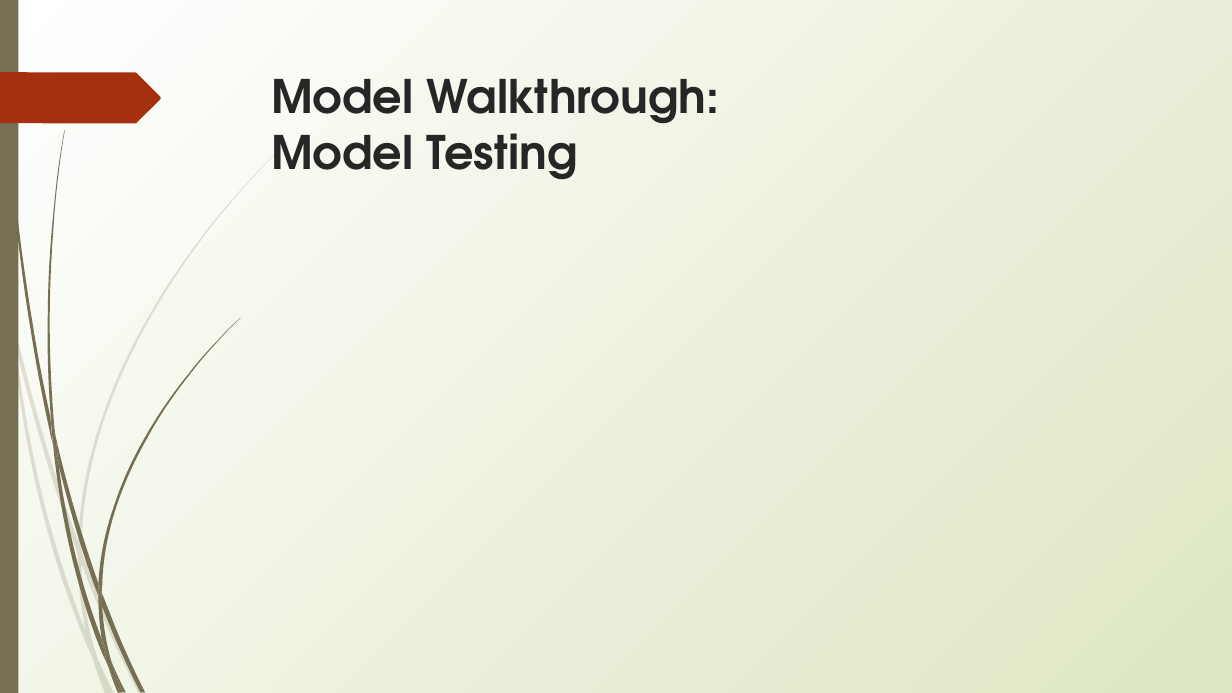
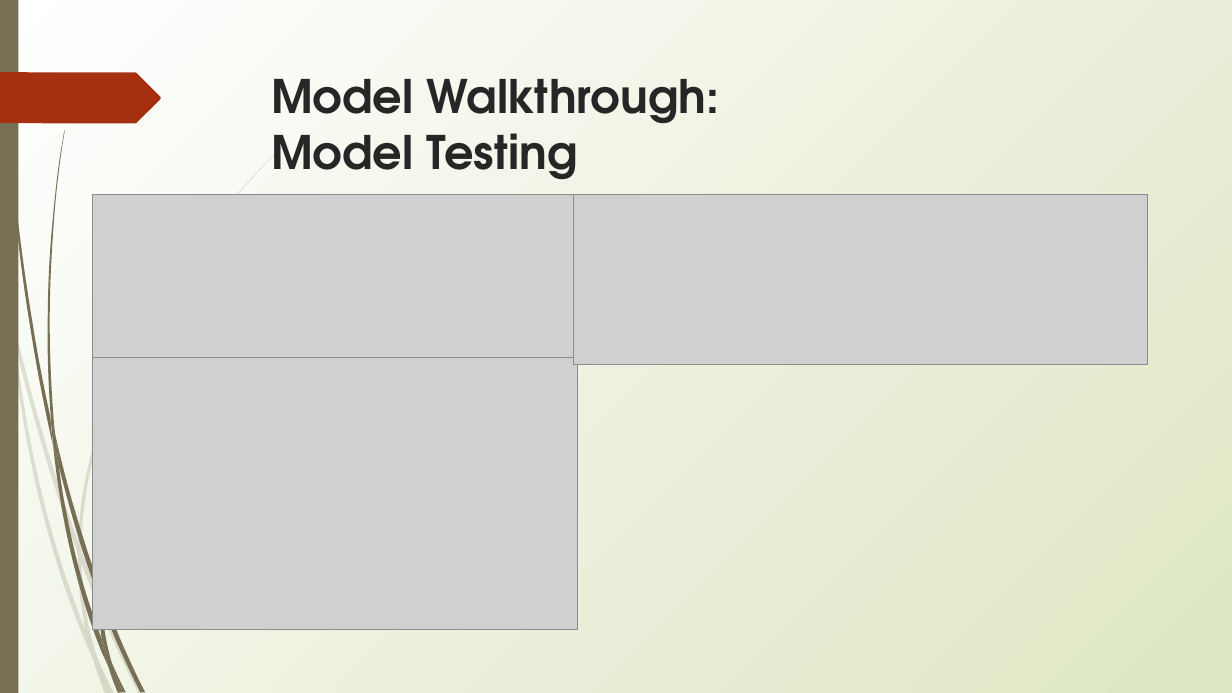
Before and after one commit to gpolavaram0/Twitter-Disaster-Analysis, a slide deck: slide 12 of Disaster_Tweets_Presentation.pptx. Drawn at 1232x693 pixels with LibreOffice and Linux fonts; fonts in the diff are those of the drawing; grey boxes stand for pictures. Boxes give left, top, right and bottom in pixels: in the first picture for what was removed or moved away, otherwise in the second. Text is boxed around its words. In the diff, an @@ line names an element or a change of style, - is before the commit and + after.

Commit message:
new model and finished presentation

```diff
--- a/Disaster_Tweets_Presentation.pptx
+++ b/Disaster_Tweets_Presentation.pptx
@@ picture added at (92,195,574,358) @@
@@ picture added at (574,195,1148,364) @@
@@ picture added at (92,358,578,629) @@
@@ freeform shape removed at (98,583,102,606) @@
```
Also in this commit, not shown: 2 other slides changed, 16 other files.
